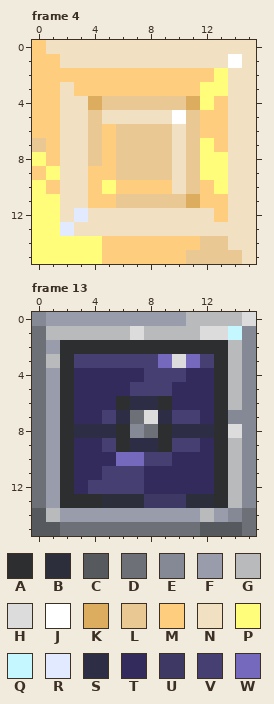
Two states of a pixel-art file, 1x1.aseprite. The first picture shows the starting point.
16x16 pixels, 117 frames. Colours within 5 levels of each other are drawn and written as one. Shown: frame 4, frame 13. The commit also changed other frames, which this record leaves out.
Palette (. is transparent): A #2d2e30  B #2d2e3c  C #56595d  D #6d7077  E #858995  F #999dab  G #b8babb  H #dcdcdc  J #ffffff  K #dcad5e  L #e9c893  M #ffcd7e  N #f2e0c2  P #fffd79  Q #c4f7ff  R #e1eaff  S #2d2e46  T #322b5c  U #3e3864  V #463f72  W #7569bd
After:
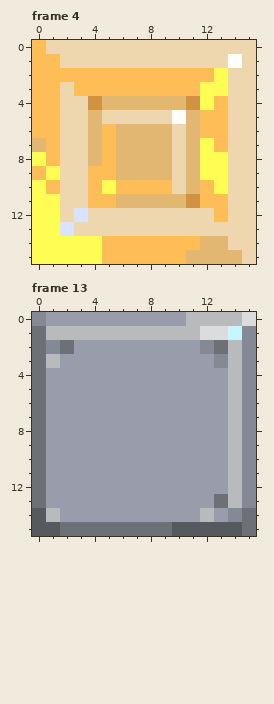
Difference:
layer "Layer 4" now hidden
colour K: #dcad5e -> #d19341
colour L: #e9c893 -> #e2b771
colour M: #ffcd7e -> #ffbd57
colour N: #f2e0c2 -> #eed6af
colour P: #fffd79 -> #fffc54
colour R: #e1eaff -> #d7e3ff
Frame 13:
y 1: x 7 H -> G
y 2: x 1..13 FAAAAAAAAAAAA -> EDFFFFFFFFFED
y 3: x 2..13 AVVVVVVWHWVA -> FFFFFFFFFFFE
y 4: x 2..13 ATTTTTVVVTTA -> FFFFFFFFFFFF
y 5: x 2..13 ATTTTVVVTTTA -> FFFFFFFFFFFF
y 6: x 2..13 ATTTASSATTTA -> FFFFFFFFFFFF
y 7: x 2..14 ATTVSDHSVVTAE -> FFFFFFFFFFFFG
y 8: x 2..14 ASSSAEDASSSAH -> FFFFFFFFFFFFG
y 9: x 2..13 ATTVASSAVVTA -> FFFFFFFFFFFF
y 10: x 2..13 ATTTWWVVTTTA -> FFFFFFFFFFFF
y 11: x 2..13 ATTVVVTTTTTA -> FFFFFFFFFFFF
y 12: x 2..13 ATVVVVTTTTTA -> FFFFFFFFFFFF
y 13: x 2..13 AAABBBUUUBBA -> FFFFFFFFFFFD
y 15: x 10..11 DD -> CC
Changed places in both pictures, as pixel boxes (x1, y1, x2, y2):
changed: (32, 40, 256, 264)
changed: (46, 326, 242, 536)
